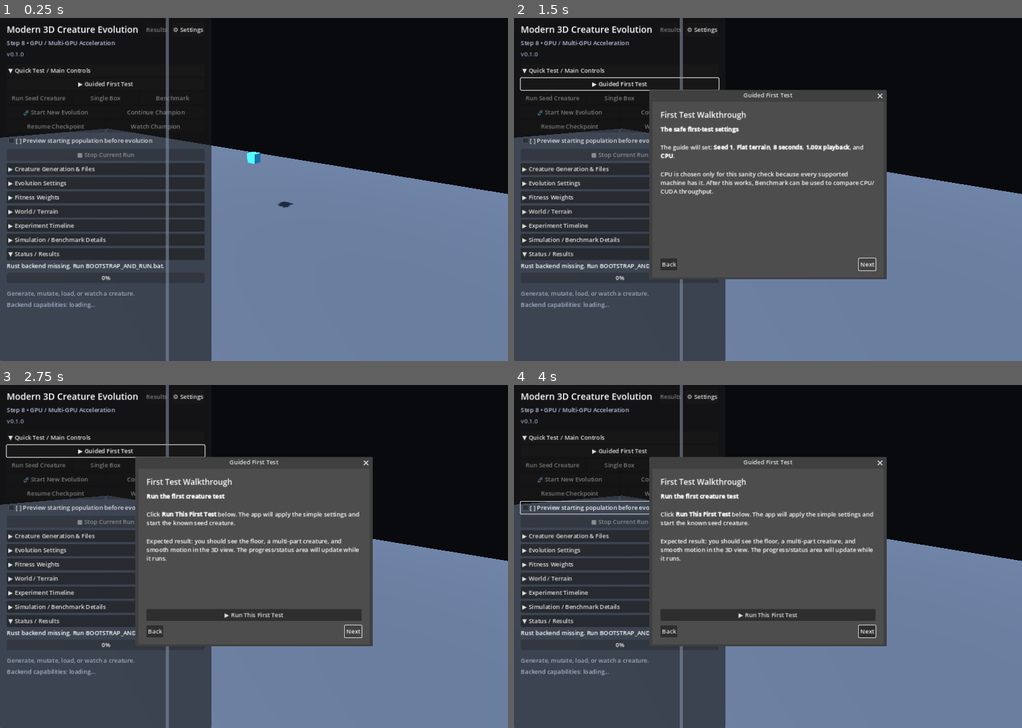
Above: before the commit, frames 1-4 (two rows, left to right).
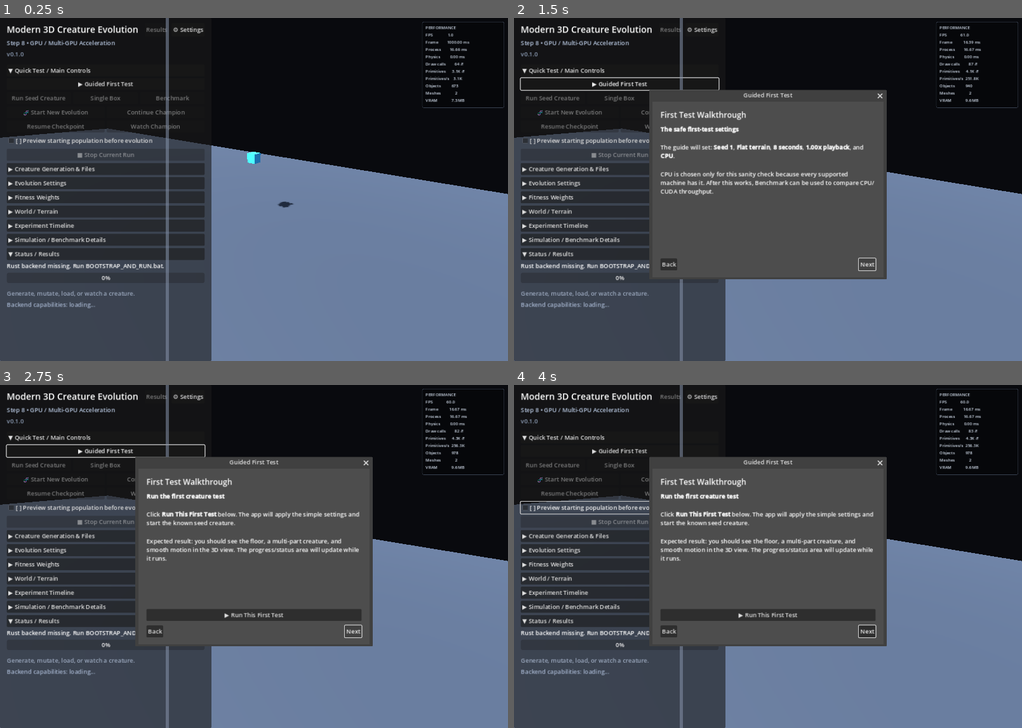
Above: after the commit, the same moments.

Repository: Quest79/Modern-3D-Creature-Evolution
Game: Godot game, scene res://main.tscn
The game is run twice, just before and just after one commit, with the same random seed, the same clock (stepped at 60 frames per second) and the same inputs.
Inputs:
- Up to frame 1 (0.25 s): no input
- Up to frame 2 (1.5 s): click "▶ Guided First Test" at 0.5 s; click "Next" at 1.25 s
- Up to frame 3 (2.75 s): click "Next" at 2 s
- Up to frame 4 (4 s): click "[ ] Preview starting populati…" at 2.75 s; click "[X] Preview starting populati…" at 3.5 s

The runs differ from the first frame. In frame 1, 0.5% of the frame differs, in the area x 83-100%, y 1-27%; in frame 2, 0.5%; in frame 3, 0.5%; in frame 4, 0.5%.

Commit message:
Add 10 Hz performance HUD

Diff:
--- a/apps/godot/main.gd
+++ b/apps/godot/main.gd
@@ -12,6 +12,7 @@
 const MIN_HUD_WIDTH := 160.0
 const MAX_HUD_WIDTH := 400.0
 const HUD_RESIZE_HANDLE_WIDTH := 8.0
+const PERFORMANCE_HUD_UPDATE_SECONDS := 0.1
 
 var _batch_spin: SpinBox
 var _workers_spin: SpinBox
@@ -100,6 +101,8 @@
 var _hud_panel: PanelContainer
 var _title_label: Label
 var _version_label: Label
+var _performance_hud_panel: PanelContainer
+var _performance_hud_label: Label
 var _section_headings: Array[Label] = []
 var _ui_theme: Theme
 var _settings_window: Window
@@ -154,6 +157,7 @@
 var _results_data: Dictionary = {}
 var _latest_results_path := ""
 var _cuda_devices: Array = []
+var _performance_hud_elapsed := 0.0
 
 var _font_size := 16
 var _hud_scale_percent := 100
@@ -277,6 +281,7 @@
 
     _build_3d_preview()
     _build_ui()
+    _build_performance_hud()
     _build_settings_window()
     _build_results_window()
     _build_file_dialogs()
@@ -302,6 +307,14 @@
 
 func _process(delta: float) -> void:
     _update_camera_movement(delta)
+
+    _performance_hud_elapsed += delta
+    if _performance_hud_elapsed >= PERFORMANCE_HUD_UPDATE_SECONDS:
+        _performance_hud_elapsed = fmod(
+            _performance_hud_elapsed,
+            PERFORMANCE_HUD_UPDATE_SECONDS
+        )
+        _update_performance_hud()
 
     if _udp == null:
         return
@@ -564,6 +577,109 @@
     _camera.look_at(Vector3(2.2, 1.2, 0.0), Vector3.UP)
     _camera_yaw = _camera.rotation.y
     _camera_pitch = _camera.rotation.x
+
+
+func _build_performance_hud() -> void:
+    var layer := CanvasLayer.new()
+    layer.layer = 50
+    add_child(layer)
+
+    _performance_hud_panel = PanelContainer.new()
+    _performance_hud_panel.anchor_left = 1.0
+    _performance_hud_panel.anchor_right = 1.0
+    _performance_hud_panel.anchor_top = 0.0
+    _performance_hud_panel.anchor_bottom = 0.0
+    _performance_hud_panel.offset_left = -230.0
+    _performance_hud_panel.offset_right = -10.0
+    _performance_hud_panel.offset_top = 10.0
+    _performance_hud_panel.offset_bottom = 160.0
+    _performance_hud_panel.mouse_filter = Control.MOUSE_FILTER_IGNORE
+
+    var panel_style := StyleBoxFlat.new()
+    panel_style.bg_color = Color(0.02, 0.025, 0.035, 0.82)
+    panel_style.border_color = Color(0.34, 0.39, 0.48, 0.70)
+    panel_style.set_border_width_all(1)
+    panel_style.corner_radius_top_left = 4
+    panel_style.corner_radius_top_right = 4
+    panel_style.corner_radius_bottom_left = 4
+    panel_style.corner_radius_bottom_right = 4
+    _performance_hud_panel.add_theme_stylebox_override("panel", panel_style)
+    layer.add_child(_performance_hud_panel)
+
+    var margin := MarginContainer.new()
+    margin.add_theme_constant_override("margin_left", 8)
+    margin.add_theme_constant_override("margin_right", 8)
+    margin.add_theme_constant_override("margin_top", 6)
+    margin.add_theme_constant_override("margin_bottom", 6)
+    _performance_hud_panel.add_child(margin)
+
+    _performance_hud_label = Label.new()
+    _performance_hud_label.add_theme_font_size_override("font_size", 11)
+    _performance_hud_label.modulate = Color(0.84, 0.88, 0.94)
+    _performance_hud_label.mouse_filter = Control.MOUSE_FILTER_IGNORE
+    _performance_hud_label.text = "Performance"
+    margin.add_child(_performance_hud_label)
+
+    _update_performance_hud()
+
+
+func _update_performance_hud() -> void:
+    if not is_instance_valid(_performance_hud_label):
+        return
+
+    var fps := float(Performance.get_monitor(Performance.TIME_FPS))
+    var frame_ms := 1000.0 / fps if fps > 0.0 else 0.0
+    var process_ms := (
+        float(Performance.get_monitor(Performance.TIME_PROCESS)) * 1000.0
+    )
+    var physics_ms := (
+        float(Performance.get_monitor(Performance.TIME_PHYSICS_PROCESS)) * 1000.0
+    )
+    var draw_calls := int(
+        Performance.get_monitor(Performance.RENDER_TOTAL_DRAW_CALLS_IN_FRAME)
+    )
+    var primitives_per_frame := float(
+        Performance.get_monitor(Performance.RENDER_TOTAL_PRIMITIVES_IN_FRAME)
+    )
+    var primitives_per_second := primitives_per_frame * fps
+    var rendered_objects := int(
+        Performance.get_monitor(Performance.RENDER_TOTAL_OBJECTS_IN_FRAME)
+    )
+    var video_memory_mb := (
+        float(Performance.get_monitor(Performance.RENDER_VIDEO_MEM_USED))
+        / 1048576.0
+    )
+
+    var visible_meshes := _world_meshes.size()
+    visible_meshes += _population_preview_meshes.size()
+    visible_meshes += _creature_meshes.size()
+    if is_instance_valid(_probe_mesh) and _probe_mesh.visible:
+        visible_meshes += 1
+
+    _performance_hud_label.text = (
+        "PERFORMANCE\n"
+        + "FPS          %7.1f\n" % fps
+        + "Frame        %7.2f ms\n" % frame_ms
+        + "Process      %7.2f ms\n" % process_ms
+        + "Physics      %7.2f ms\n" % physics_ms
+        + "Draw calls   %7d /f\n" % draw_calls
+        + "Primitives   %7s /f\n" % _format_performance_rate(primitives_per_frame)
+        + "Primitives/s %7s\n" % _format_performance_rate(primitives_per_second)
+        + "Objects      %7d\n" % rendered_objects
+        + "Meshes       %7d\n" % visible_meshes
+        + "VRAM         %7.1f MB" % video_memory_mb
+    )
+
+
+func _format_performance_rate(value: float) -> String:
+    var magnitude := absf(value)
+    if magnitude >= 1000000000.0:
+        return "%.2fB" % (value / 1000000000.0)
+    if magnitude >= 1000000.0:
+        return "%.2fM" % (value / 1000000.0)
+    if magnitude >= 1000.0:
+        return "%.1fK" % (value / 1000.0)
+    return "%.0f" % value
 
 
 func _build_ui() -> void:
